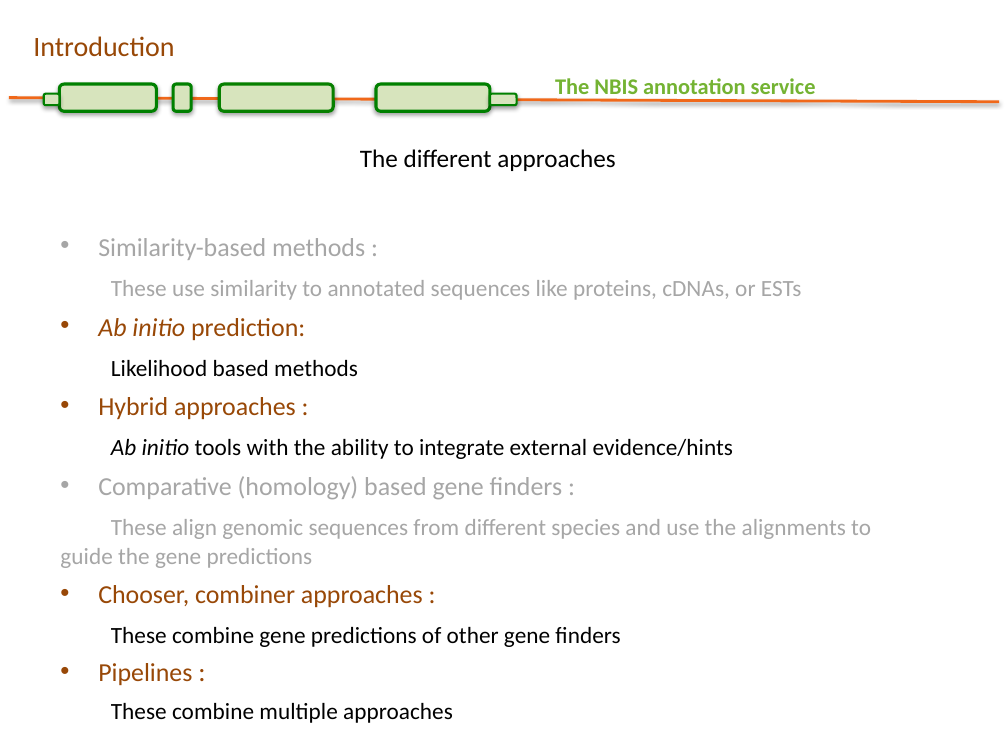
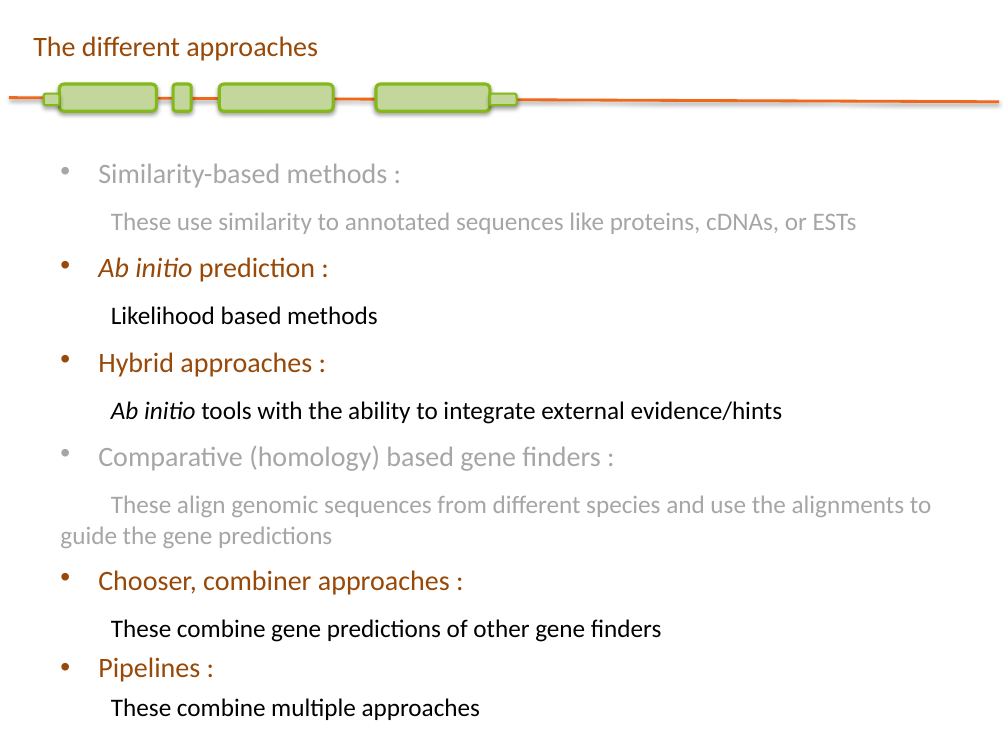
Before and after one commit to SGBC/course, a slide deck: slide 24 of docs/nbis_annotation/slides/Structural_annotation.pptx (slide 8 before the commit). Drawn at 1008x756 pixels with LibreOffice and Linux fonts; fonts in the diff are those of the drawing; background and template pictures are left out. Boxes give left, top, right and bottom in pixels: in the first picture for what was removed or moved away, otherwise in the second. Text is boxed around its words. In the diff, an @@ line names an element or a change of style, - is before the commit and + after.

```diff
--- a/docs/nbis_annotation/slides/Structural_annotation.pptx
+++ b/docs/nbis_annotation/slides/Structural_annotation.pptx
@@ text "The different approaches": place and size @@
-text "The different approaches" at (360,149,615,171)
+text "The different approaches" at (33,36,318,61)
@@ text "The different approaches" at (33,36,318,61): size 18 to 20 pt, text colour #000000 to #984807 @@
@@ text removed at (33,36,174,57) @@
-Introduction
@@ rounded rectangle at (220,84,334,111): fill #D7E4BD to #C3D69B; outline #078000 2.25 pt to #84B919 2.25 pt @@
@@ fill #D7E4BD to #C3D69B; outline #008000 2.25 pt to #84B919 2.25 pt in 3 elements at (59,84,156,111), (173,84,192,111), (376,84,490,111) @@
@@ text removed at (555,78,816,100) @@
-The NBIS annotation service
@@ rounded rectangle at (43,94,59,105): fill #D7E4BD to #C3D69B; outline #008000 1.5 pt to #84B919 1.5 pt @@
@@ rounded rectangle at (490,94,516,105): fill #D7E4BD to #C3D69B; outline #008000 1.5 pt to #84B919 1.5 pt @@
@@ text "Similarity-based methods :": place and size @@
-text "Similarity-based methods :" at (60,238,871,723)
+text "Similarity-based methods :" at (60,163,931,642)
@@ text at (60,163,931,642): size 18.5 to 20 pt in "Similarity-based methods :", "Hybrid approaches :", "Comparative (homology) based gene finders :", "Chooser, combiner approaches :" and 1 more places; size 16.6 to 18 pt in "These use similarity to annotated sequences like ...", "Likelihood based methods", "Ab initio tools with the ability to ...", "These align genomic sequences from different species ..." and 2 more places; size 19.4 to 20 pt in ":" @@
@@ text at (98,257,315,282): text changed; size 18.5 to 20 pt @@
-• Ab initio prediction:
+• Ab initio prediction :
```
Also in this commit, not shown: 53 other slides changed, 18 slides added, 2 slides removed, 2 other files.
